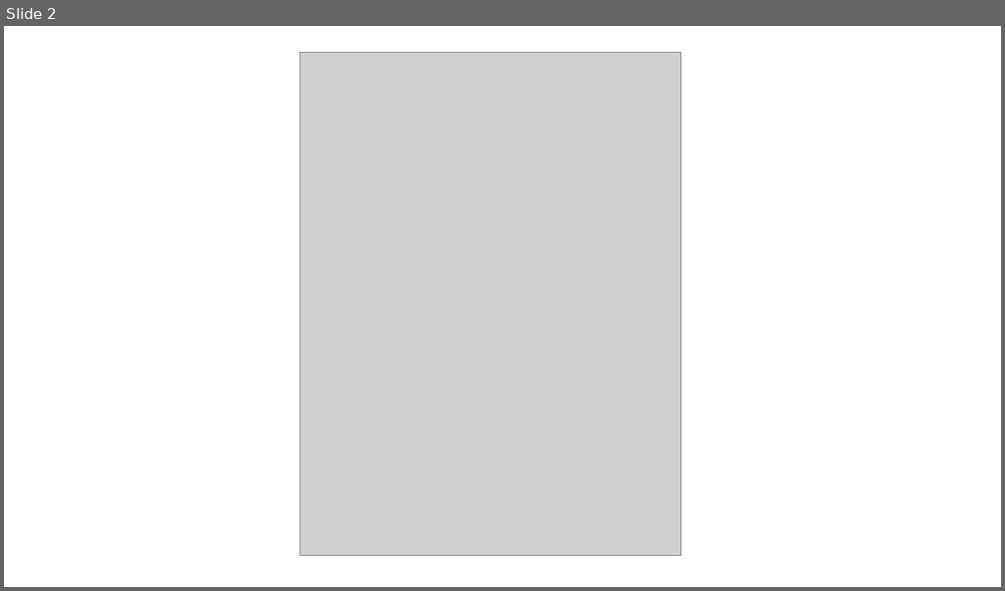
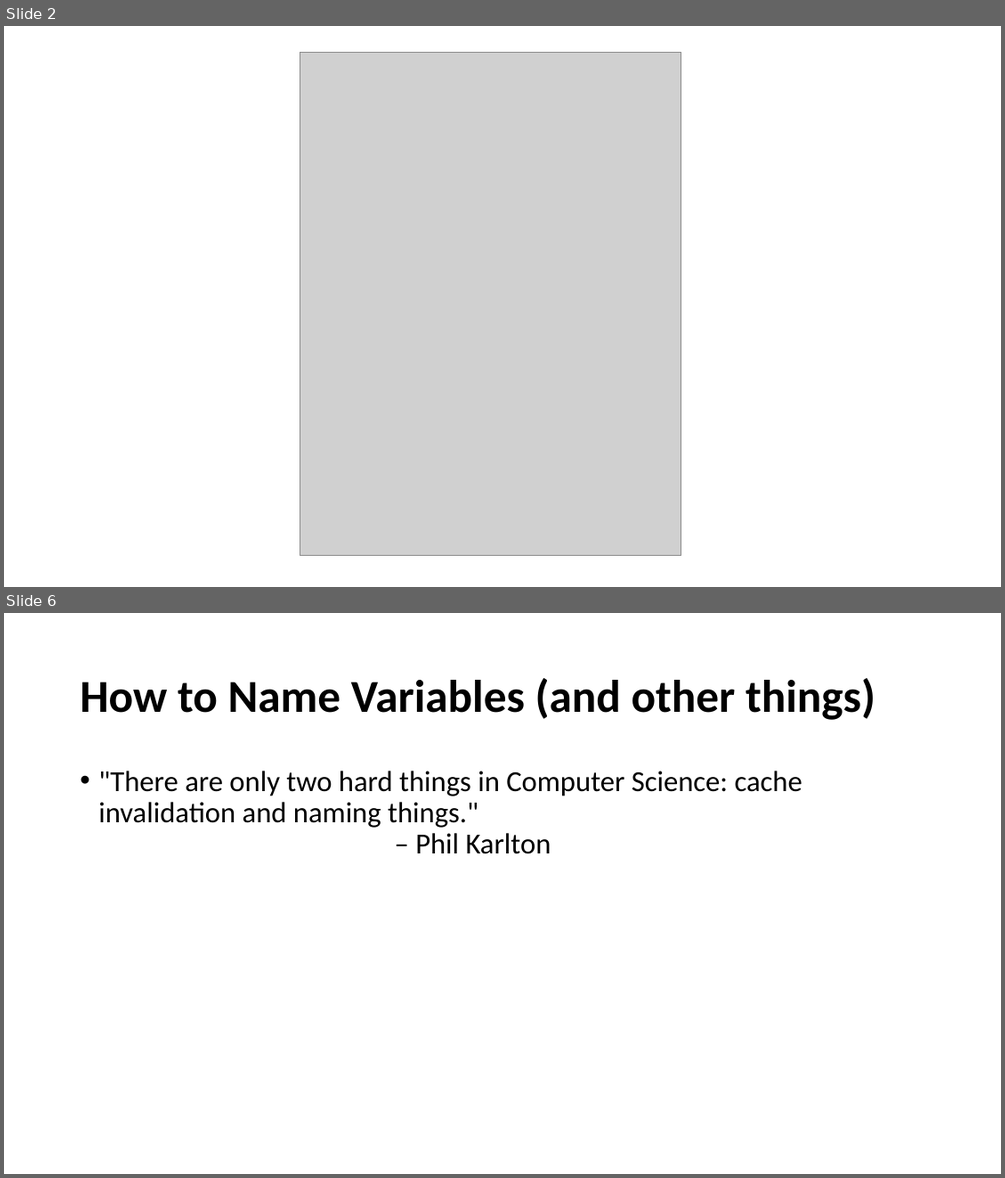
Before and after one commit to sophiefeldmanbright/ScHARR-open-science-workshop, a slide deck: content/resources/2-clean code/Clean-code.pptx. Shown one above the other, each under a label of ours: slide 2 before the commit, slides 2 and 6 after it; the slides between them are not shown. The pictures are 1005x591 and 1005x1178 pixels, drawn with LibreOffice and Linux fonts; fonts in the diff are those of the drawing; grey boxes stand for pictures. Boxes give left, top, right and bottom in pixels: in the first picture for what was removed or moved away, otherwise in the second. Text is boxed around its words. In the diff, an @@ line names an element or a change of style, - is before the commit and + after.

```diff
--- a/content/resources/2-clean code/Clean-code.pptx
+++ b/content/resources/2-clean code/Clean-code.pptx
@@ slide 6 added at <box>4,613,1001,1174</box>, background #FFFFFF @@
@@ title added at <box>80,678,875,720</box>, 44 pt, text #000000, bold @@
+How to Name Variables (and other things)
@@ text added at <box>98,771,802,854</box>, 28 pt, text #000000 @@
+• "There are only two hard things in Computer Science: cache invalidation and naming things." – Phil Karlton
```
Also in this commit, not shown: 5 other slides added, 3 slides removed, 19 other files.
